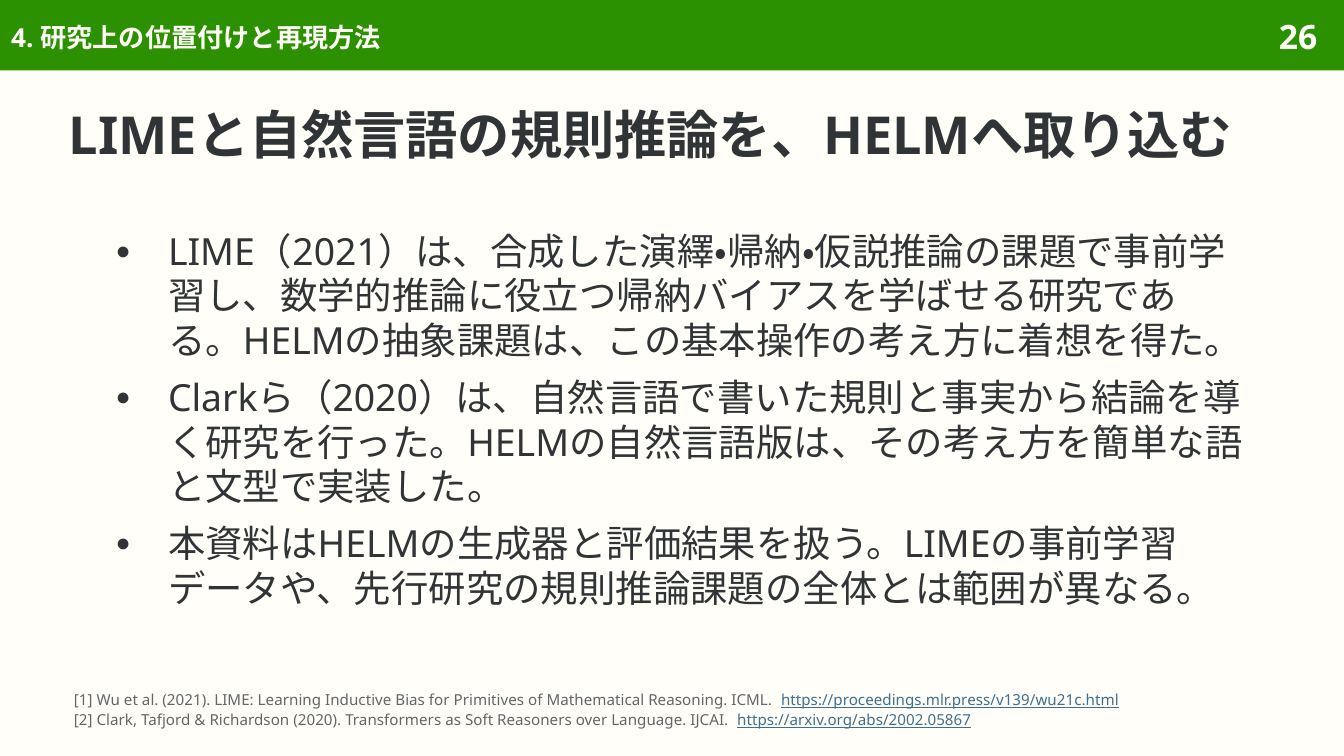
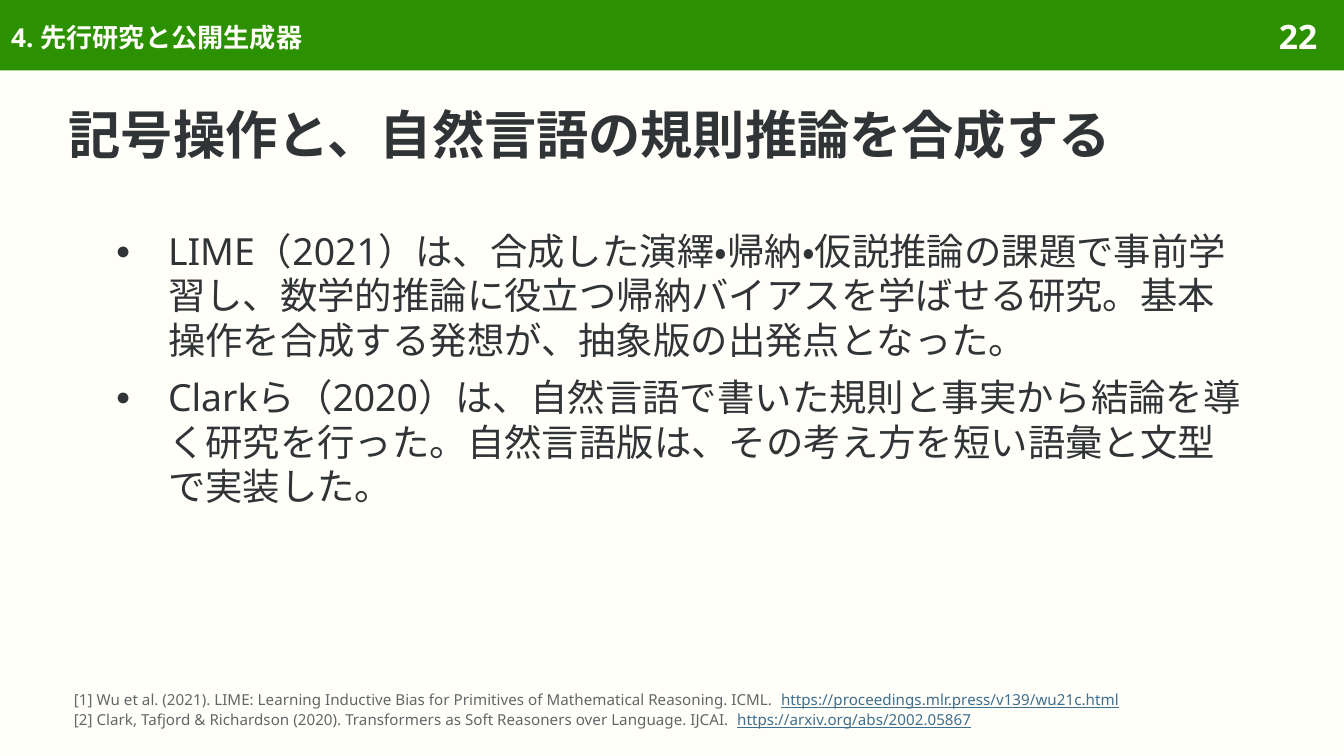
Before and after one commit to sasakiy84/datasets-in-10-minutes, a slide deck: slide 22 of slides/datasets-in-10-minutes-synthetic-reasoning.pptx (slide 26 before the commit). Drawn at 1344x756 pixels with LibreOffice and Linux fonts; fonts in the diff are those of the drawing. Boxes give left, top, right and bottom in pixels: in the first picture for what was removed or moved away, otherwise in the second. Text is boxed around its words. In the diff, an @@ line names an element or a change of style, - is before the commit and + after.

```diff
--- a/slides/datasets-in-10-minutes-synthetic-reasoning.pptx
+++ b/slides/datasets-in-10-minutes-synthetic-reasoning.pptx
@@ title at (x1=11, y1=24, x2=302, y2=50): text changed @@
-4. 研究上の位置付けと再現方法
+4. 先行研究と公開生成器
@@ page number at (x1=1279, y1=24, x2=1317, y2=49): text changed @@
-26
+22
@@ title at (x1=69, y1=109, x2=1111, y2=159): text changed @@
-LIMEと自然言語の規則推論を、HELMへ取り込む
+記号操作と、自然言語の規則推論を合成する
@@ text at (x1=168, y1=233, x2=1241, y2=503): text changed @@
-● LIME（2021）は、合成した演繹・帰納・仮説推論の課題で事前学習し、数学的推論に役立つ帰納バイアスを学ばせる研究である。HELMの抽象課題は、この基本操作の考え方に着想を得た。
-● Clarkら（2020）は、自然言語で書いた規則と事実から結論を導く研究を行った。HELMの自然言語版は、その考え方を簡単な語と文型で実装した。
-● 本資料はHELMの生成器と評価結果を扱う。LIMEの事前学習データや、先行研究の規則推論課題の全体とは範囲が異なる。
+● LIME（2021）は、合成した演繹・帰納・仮説推論の課題で事前学習し、数学的推論に役立つ帰納バイアスを学ばせる研究。基本操作を合成する発想が、抽象版の出発点となった。
+● Clarkら（2020）は、自然言語で書いた規則と事実から結論を導く研究を行った。自然言語版は、その考え方を短い語彙と文型で実装した。
```
Also in this commit, not shown: 43 other slides changed, 11 slides removed, 44 other files.
